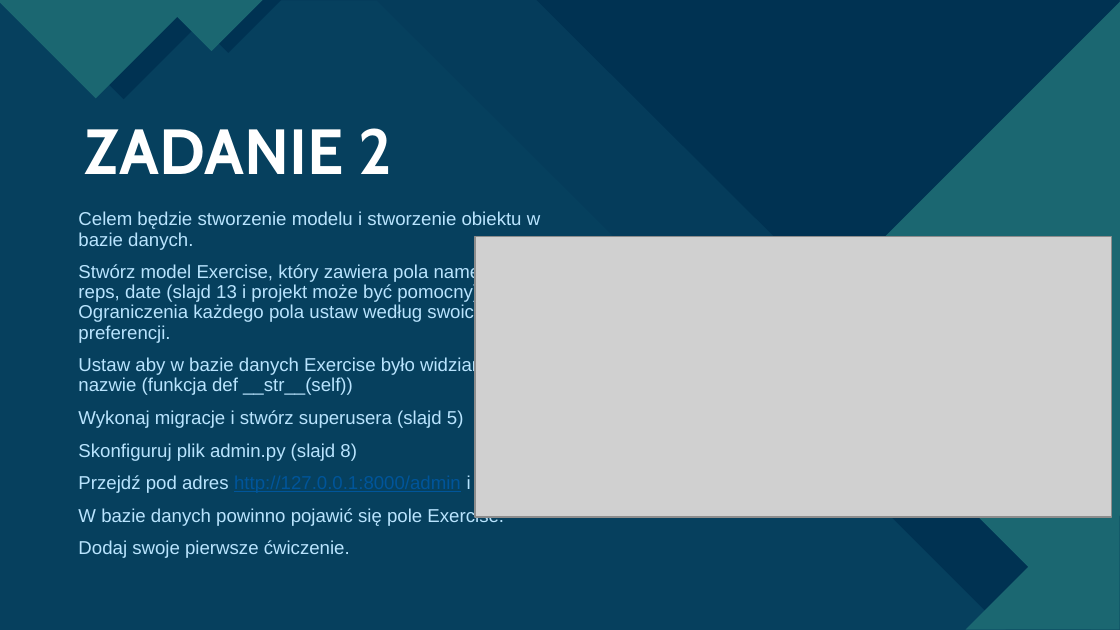
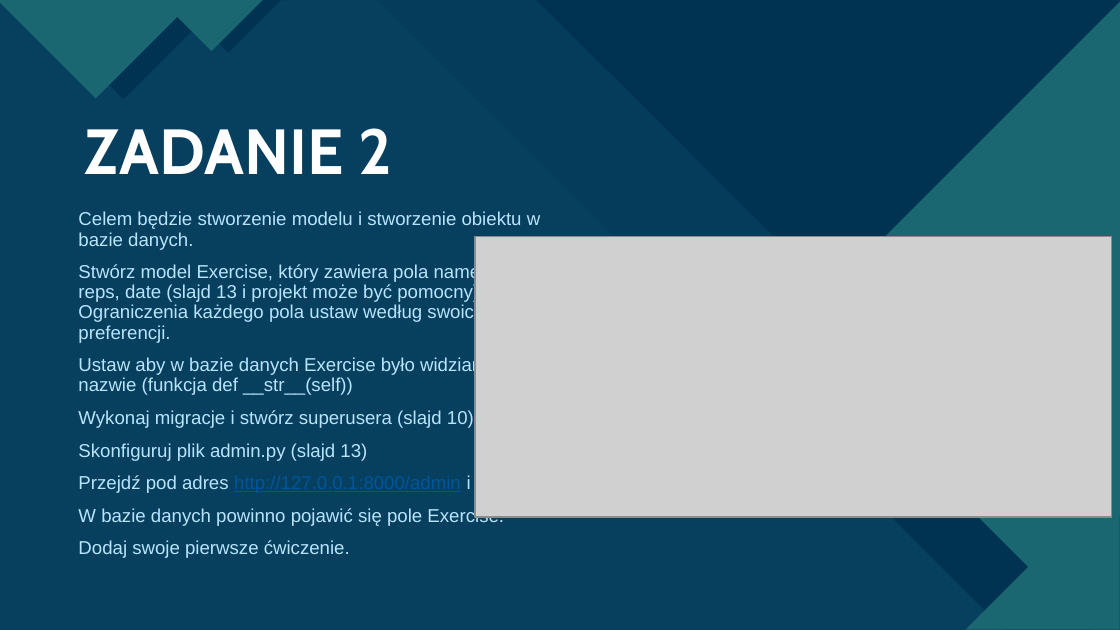
Before and after one commit to kacperzemla/Django-zadania, a slide deck: slide 18 of FitForYou.pptx. Drawn at 1120x630 pixels with LibreOffice and Linux fonts; fonts in the diff are those of the drawing; grey boxes stand for pictures. Boxes give left, top, right and bottom in pixels: in the first picture for what was removed or moved away, otherwise in the second. Text is boxed around its words. In the diff, an @@ line names an element or a change of style, - is before the commit and + after.

```diff
--- a/FitForYou.pptx
+++ b/FitForYou.pptx
@@ text at (78,410,474,461): text changed @@
-Wykonaj migracje i stwórz superusera (slajd 5)
-Skonfiguruj plik admin.py (slajd 8)
+Wykonaj migracje i stwórz superusera (slajd 10)
+Skonfiguruj plik admin.py (slajd 13)
```
Also in this commit, not shown: 1 other file.
